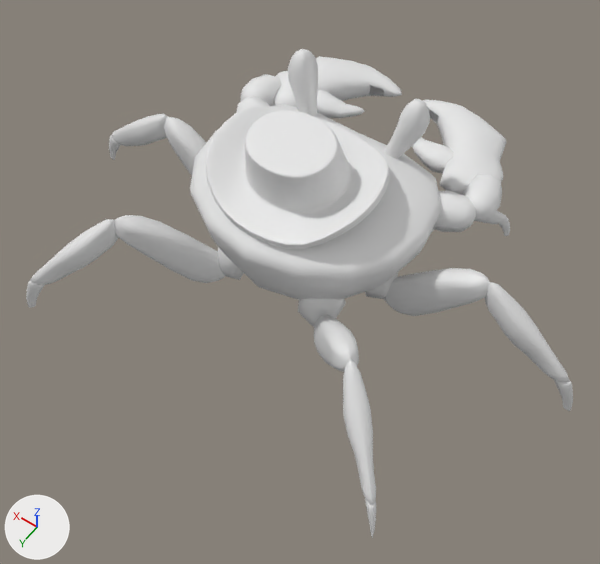
Two versions of the FBX model Assets/Art/Character/Crab/SM_Crab.fbx, one commit apart.
Rendered twice from a camera (50 mm lens) standing at (-0.1017, 0.1502, 0.2247) and looking at (-0.0095, 0.0211, 0.0217). The axes (+X, +Y, +Z) are drawn at lower left. The lights are the same throughout. The first picture is the older version. Materials are left out; every surface is plain grey. Where no turn or scale is listed for an object, it has been applied to the vertices. Vertices at exactly the same position are counted once.

In view in the first picture: 'Body', 'FrontClaws', 'Hat', 'Legs', 'Legs1' and 1 more.
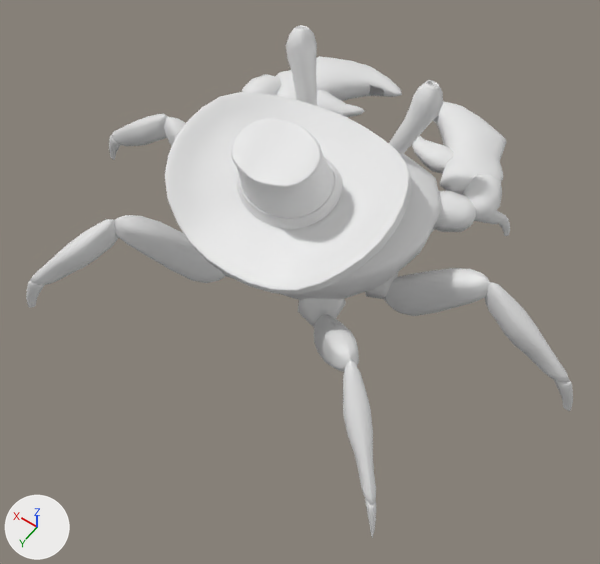
Commit message: Updated Crab

What changed in the scene script:
```text
Change me_mesh_005:
    used by ob_hat; parent = ob_crab_sm; location = (0.0, 5.282, -0.891)
    remove me_mesh_005.from_pydata(...)  # 2594 vertices, 2592 faces; spans x -2.73..2.73, y -0.63..1.66, z -2.28..2.3
    add me_mesh_005.from_pydata(...)  # 1954 vertices, 1952 faces; spans x -2.73..2.73, y -0.63..1.6, z -2.28..2.3
    me_mesh_005 part 1: 384 vertices moved from x -1.95..1.95, y -0.23..0.36, z -1.66..1.64 to x -1.8..1.77, y -0.19..0.91, z -1.51..1.5; 1649 vertices removed from x -1.6..1.6, y -0.12..1.66, z -1.41..1.33; 1009 vertices added at x -1.01..0.89, y 0.98..1.6, z -1.05..0.57
Change me_mesh_003:
    used by ob_body; location = (0.0, 0.0035, 0.0201)
    remove me_mesh_003.from_pydata(...)  # 436 vertices, 416 faces; spans x -0.0393..0.0393, y -0.03..0.032, z -0.0077..0.0489
    add me_mesh_003.from_pydata(...)  # 500 vertices, 480 faces; spans x -0.0393..0.0393, y -0.0322..0.032, z -0.0077..0.0552
    me_mesh_003 part 2
    20 faces are deleted
    7 vertices in x 0.0185..0.0222, y -0.0279..-0.0236, z 0.0464..0.0488 move by (0.0022, -0.0022, 0.0062)
    81 vertices move from x 0.0146..0.0243, y -0.03..-0.0203, z 0.0327..0.0489 to x 0.0151..0.0265, y -0.0322..-0.0213, z 0.034..0.0552
    32 vertices are added at x 0.0194..0.0259, y -0.0316..-0.0241, z 0.0492..0.0548
    52 new faces join them
    me_mesh_003 part 3
    20 faces are deleted
    7 vertices in x -0.0222..-0.0185, y -0.0279..-0.0236, z 0.0464..0.0488 move by (-0.0022, -0.0022, 0.0062)
    81 vertices move from x -0.0243..-0.0146, y -0.03..-0.0203, z 0.0327..0.0489 to x -0.0265..-0.0151, y -0.0322..-0.0213, z 0.034..0.0552
    32 vertices are added at x -0.0259..-0.0194, y -0.0316..-0.0241, z 0.0492..0.0548
    52 new faces join them
Change ob_hat:
    ob_hat.location: (0.0, 5.282, -0.891) -> (0.0, 5.138, -1.377)
    ob_hat.rotation_euler: (0.0, 0.0, 0.0) -> (-0.11, 0.0, 0.0)  # degrees (0, 0, 0) -> degrees (-6.3, 0, 0)
    ob_hat.scale: (1.0, 1.0, 1.0) -> (1.33, 1.33, 1.33)
```

What differs and where, as boxes (x1, y1, x2, y2) in the pictures (600 x 564 px; the box of a moved part takes in the faces that stretch with it):
'Hat', reshaped, moved, turned, rescaled
    before: (205, 105, 390, 249)
    after: (165, 92, 411, 295)
'Body', reshaped
    before: (190, 49, 442, 300)
    after: (281, 25, 443, 300)
part 1 of me_mesh_005, moved or reshaped
    before: (245, 110, 351, 213)
    after: (231, 118, 328, 206)
part 2 of me_mesh_003, moved or reshaped
    before: (288, 49, 318, 113)
    after: (286, 25, 317, 106)
part 3 of me_mesh_003, moved or reshaped
    before: (386, 99, 430, 156)
    after: (389, 80, 443, 155)
